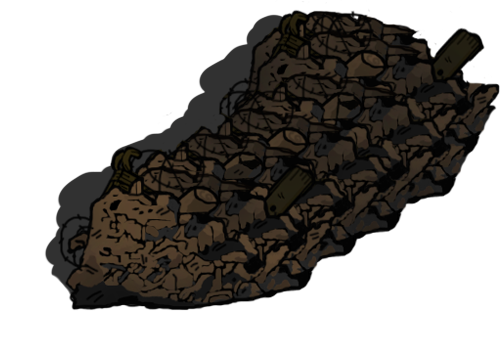
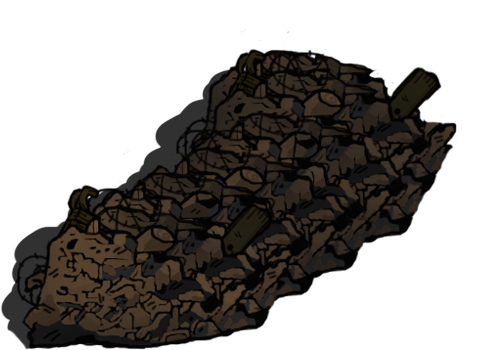
The second w=500, h=350 image is a revision of the first. Changes to its layers:
painted on "moloz" over [14, 1, 500, 350]
added layer "gölge" (89%) over [0, 69, 273, 350]
